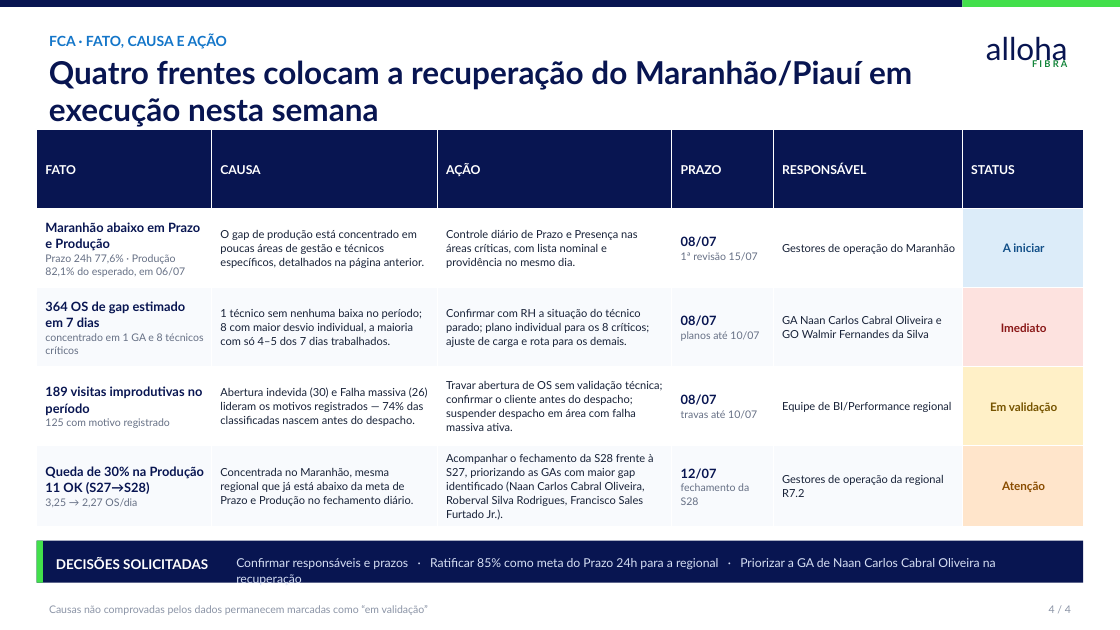
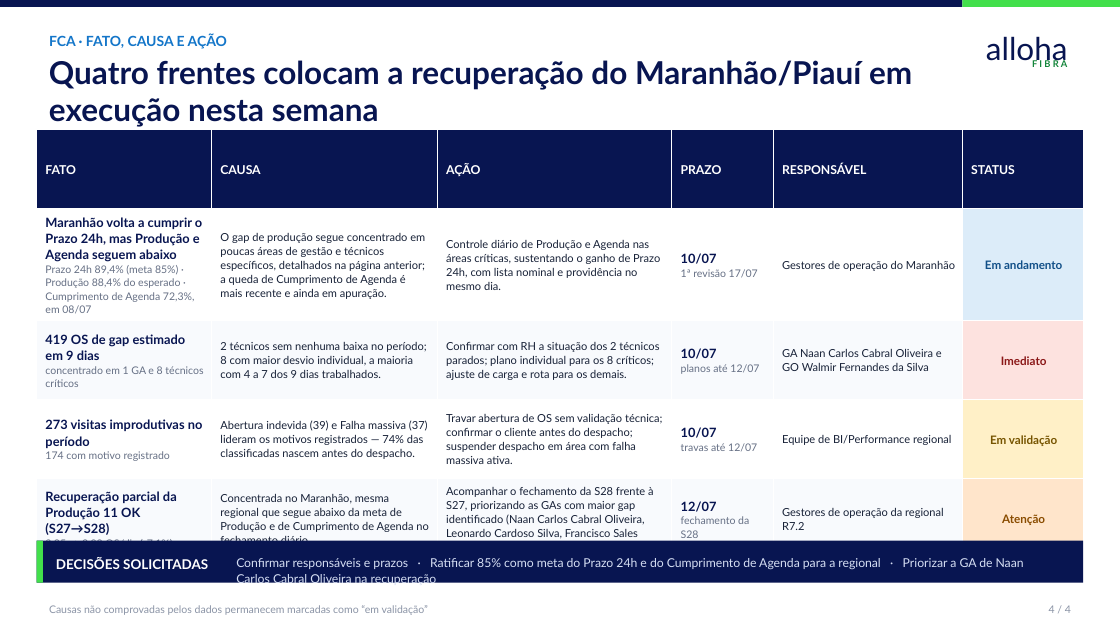
Before and after one commit to durthvader/megabrain, a slide deck: slide 4 of outputs/3ps/3Ps_MaranhaoPiaui_Executivo.pptx. Drawn at 1120x630 pixels with LibreOffice and Linux fonts; fonts in the diff are those of the drawing. Boxes give left, top, right and bottom in pixels: in the first picture for what was removed or moved away, otherwise in the second. Text is boxed around its words. In the diff, an @@ line names an element or a change of style, - is before the commit and + after.

```diff
--- a/outputs/3ps/3Ps_MaranhaoPiaui_Executivo.pptx
+++ b/outputs/3ps/3Ps_MaranhaoPiaui_Executivo.pptx
@@ table at box(37, 129, 1084, 557) @@
-row 2: Maranhão abaixo em Prazo e Produção / Prazo 24h 77,6% · Produção 82,1% do esperado, em 06/07 | O gap de produção está concentrado em poucas áreas de gestão e técnicos específicos, detalhados na página anterior. | Controle diário de Prazo e Presença nas áreas críticas, com lista nominal e providência no mesmo dia. | 08/07 / 1ª revisão 15/07 | Gestores de operação do Maranhão | A iniciar
+row 2: Maranhão volta a cumprir o Prazo 24h, mas Produção e Agenda seguem abaixo / Prazo 24h 89,4% (meta 85%) · Produção 88,4% do esperado · Cumprimento de Agenda 72,3%, em 08/07 | O gap de produção segue concentrado em poucas áreas de gestão e técnicos específicos, detalhados na página anterior; a queda de Cumprimento de Agenda é mais recente e ainda em apuração. | Controle diário de Produção e Agenda nas áreas críticas, sustentando o ganho de Prazo 24h, com lista nominal e providência no mesmo dia. | 10/07 / 1ª revisão 17/07 | Gestores de operação do Maranhão | Em andamento
-row 3: 364 OS de gap estimado em 7 dias / concentrado em 1 GA e 8 técnicos críticos | 1 técnico sem nenhuma baixa no período; 8 com maior desvio individual, a maioria com só 4–5 dos 7 dias trabalhados. | Confirmar com RH a situação do técnico parado; plano individual para os 8 críticos; ajuste de carga e rota para os demais. | 08/07 / planos até 10/07 | GA Naan Carlos Cabral Oliveira e GO Walmir Fernandes da Silva | Imediato
+row 3: 419 OS de gap estimado em 9 dias / concentrado em 1 GA e 8 técnicos críticos | 2 técnicos sem nenhuma baixa no período; 8 com maior desvio individual, a maioria com 4 a 7 dos 9 dias trabalhados. | Confirmar com RH a situação dos 2 técnicos parados; plano individual para os 8 críticos; ajuste de carga e rota para os demais. | 10/07 / planos até 12/07 | GA Naan Carlos Cabral Oliveira e GO Walmir Fernandes da Silva | Imediato
-row 4: 189 visitas improdutivas no período / 125 com motivo registrado | Abertura indevida (30) e Falha massiva (26) lideram os motivos registrados — 74% das classificadas nascem antes do despacho. | Travar abertura de OS sem validação técnica; confirmar o cliente antes do despacho; suspender despacho em área com falha massiva ativa. | 08/07 / travas até 10/07 | Equipe de BI/Performance regional | Em validação
+row 4: 273 visitas improdutivas no período / 174 com motivo registrado | Abertura indevida (39) e Falha massiva (37) lideram os motivos registrados — 74% das classificadas nascem antes do despacho. | Travar abertura de OS sem validação técnica; confirmar o cliente antes do despacho; suspender despacho em área com falha massiva ativa. | 10/07 / travas até 12/07 | Equipe de BI/Performance regional | Em validação
-row 5: Queda de 30% na Produção 11 OK (S27→S28) / 3,25 → 2,27 OS/dia | Concentrada no Maranhão, mesma regional que já está abaixo da meta de Prazo e Produção no fechamento diário. | Acompanhar o fechamento da S28 frente à S27, priorizando as GAs com maior gap identificado (Naan Carlos Cabral Oliveira, Roberval Silva Rodrigues, Francisco Sales Furtado Jr.). | 12/07 / fechamento da S28 | Gestores de operação da regional R7.2 | Atenção
+row 5: Recuperação parcial da Produção 11 OK (S27→S28) / 3,25 → 3,02 OS/dia (-7,1%) | Concentrada no Maranhão, mesma regional que segue abaixo da meta de Produção e de Cumprimento de Agenda no fechamento diário. | Acompanhar o fechamento da S28 frente à S27, priorizando as GAs com maior gap identificado (Naan Carlos Cabral Oliveira, Leonardo Cardoso Silva, Francisco Sales Furtado Jr.). | 12/07 / fechamento da S28 | Gestores de operação da regional R7.2 | Atenção
@@ text at box(236, 558, 1024, 586): text changed @@
-Confirmar responsáveis e prazos · Ratificar 85% como meta do Prazo 24h para a regional · Priorizar a GA de Naan Carlos Cabral Oliveira na recuperação
+Confirmar responsáveis e prazos · Ratificar 85% como meta do Prazo 24h e do Cumprimento de Agenda para a regional · Priorizar a GA de Naan Carlos Cabral Oliveira na recuperação
```
Also in this commit, not shown: 3 other slides changed, 2 other files.
